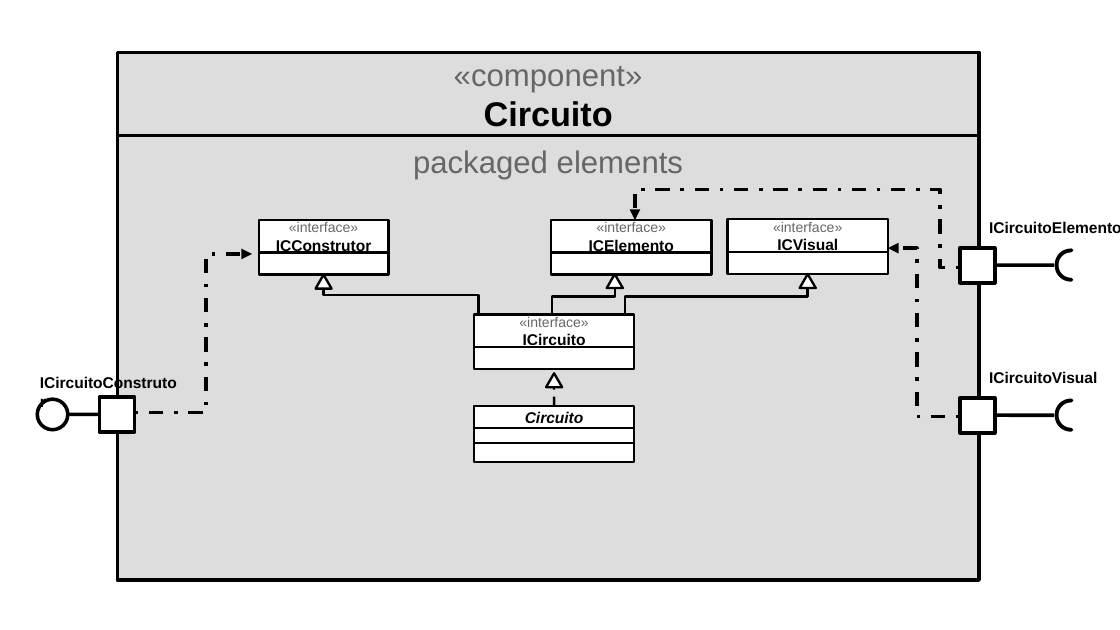
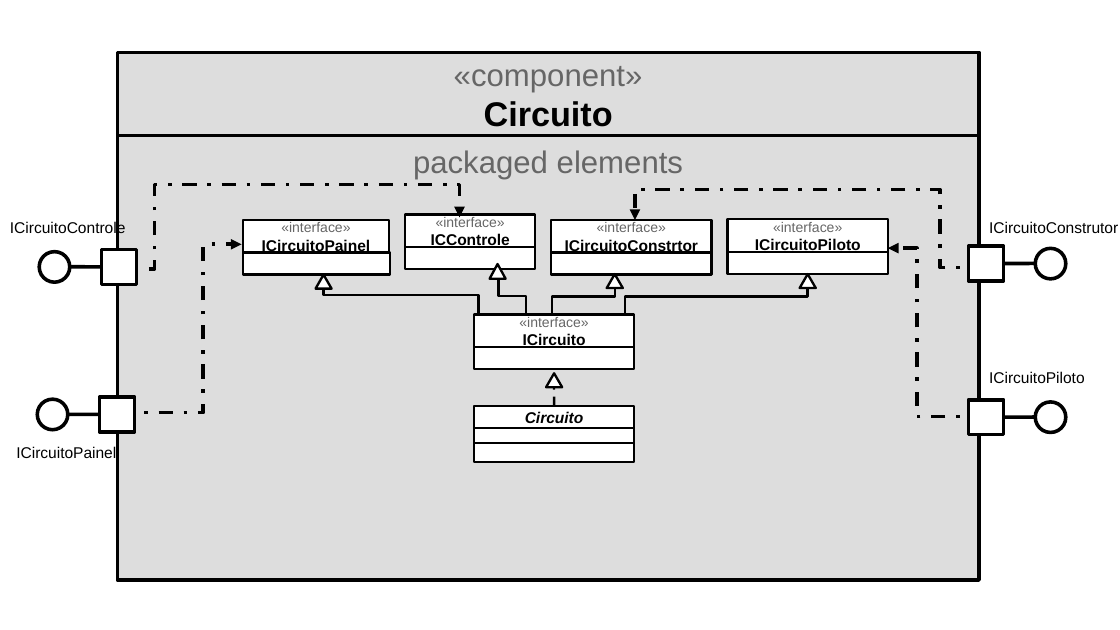
Before and after one commit to randersonLemos/peixonauta, a slide deck: slide 12 of lab07/assets/apresentacao_1.odp. Drawn at 1120x630 pixels with LibreOffice and Linux fonts; fonts in the diff are those of the drawing. Boxes give left, top, right and bottom in pixels: in the first picture for what was removed or moved away, otherwise in the second. Text is boxed around its words. In the diff, an @@ line names an element or a change of style, - is before the commit and + after.

```diff
--- a/lab07/assets/apresentacao_1.odp
+++ b/lab07/assets/apresentacao_1.odp
@@ freeform shape added at <box>134,185,459,269</box>, outline #000000 2.3 pt @@
@@ text added at <box>10,220,125,236</box>, 10 pt, text #000000 @@
+ICircuitoControle
@@ rectangle "«interface»": place and size @@
-rectangle "«interface»" at <box>259,220,389,253</box>
+rectangle "«interface»" at <box>243,220,390,253</box>
@@ text in rectangle at <box>262,238,371,254</box>: text changed @@
-ICConstrutor
+ICircuitoPainel
@@ rectangle added at <box>405,215,535,249</box>, fill #FFFFFF, outline #000000 1.5 pt, 9 pt, text #666666 @@
+«interface»
+ICControle
@@ text in rectangle at <box>565,238,698,254</box>: text changed @@
-ICElemento
+ICircuitoConstrtor
@@ text in rectangle at <box>755,238,861,254</box>: text changed @@
-ICVisual
+ICircuitoPiloto
@@ text "ICircuitoConstrutor": place and size @@
-text "ICircuitoConstrutor" at <box>30,368,189,396</box>
+text "ICircuitoConstrutor" at <box>989,221,1118,233</box>
@@ text "ICircuitoConstrutor" at <box>989,221,1118,233</box>: bold off @@
@@ text removed at <box>989,221,1120,233</box> @@
-ICircuitoElemento
@@ ellipse added at <box>39,252,69,282</box>, fill #FFFFFF, outline #000000 2.3 pt @@
@@ line added from (125, 267) to (71, 267), #000000 2.3 pt @@
@@ rectangle added at <box>102,250,137,284</box>, fill #FFFFFF, outline #000000 2.3 pt @@
@@ freeform shape: place and size @@
-freeform shape at <box>134,254,252,413</box>
+freeform shape at <box>144,244,242,412</box>
@@ rectangle: place and size @@
-rectangle at <box>259,252,389,274</box>
+rectangle at <box>243,252,390,274</box>
@@ rectangle added at <box>405,248,535,270</box>, fill #FFFFFF, outline #000000 1.5 pt @@
@@ freeform shape added at <box>489,264,505,279</box>, fill #FFFFFF, outline #000000 1.5 pt @@
@@ rectangle: place and size @@
-rectangle at <box>960,248,995,282</box>
+rectangle at <box>969,246,1004,281</box>
@@ rectangle at <box>969,246,1004,281</box>: mirrored @@
@@ line moved from (980, 265) - (1054, 265) to (979, 263) - (1035, 263) @@
@@ ellipse added at <box>1035,249,1065,279</box>, fill #FFFFFF, outline #000000 2.3 pt @@
@@ freeform shape removed at <box>1056,251,1072,280</box> @@
@@ freeform shape added at <box>498,276,526,316</box>, outline #000000 1.5 pt @@
@@ text at <box>989,371,1085,383</box>: text changed; bold off @@
-ICircuitoVisual
+ICircuitoPiloto
@@ rectangle: place and size @@
-rectangle at <box>960,398,995,432</box>
+rectangle at <box>969,400,1004,435</box>
@@ rectangle at <box>969,400,1004,435</box>: mirrored @@
@@ line moved from (980, 416) - (1054, 416) to (979, 417) - (1035, 417) @@
@@ ellipse added at <box>1035,402,1065,432</box>, fill #FFFFFF, outline #000000 2.3 pt @@
@@ freeform shape removed at <box>1056,400,1072,429</box> @@
@@ text added at <box>16,446,116,458</box>, 10 pt, text #000000 @@
+ICircuitoPainel
```
Also in this commit, not shown: 9 other slides changed, 1 slide added, 3 slides removed, 2 other files.
